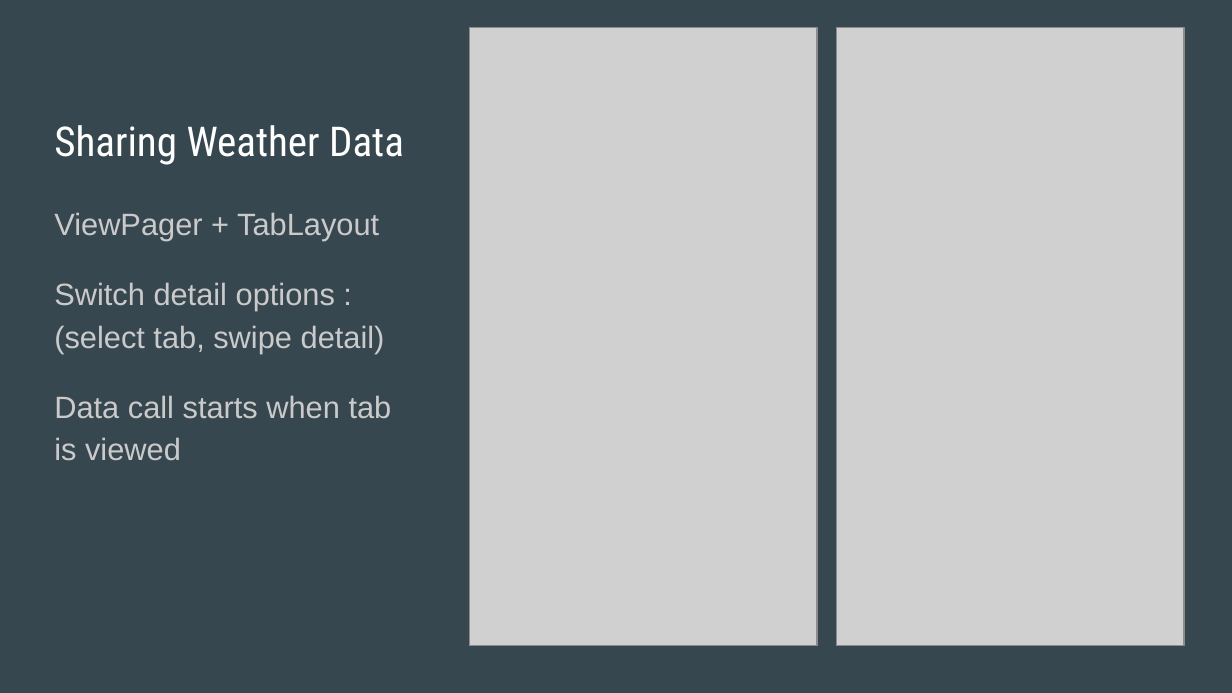
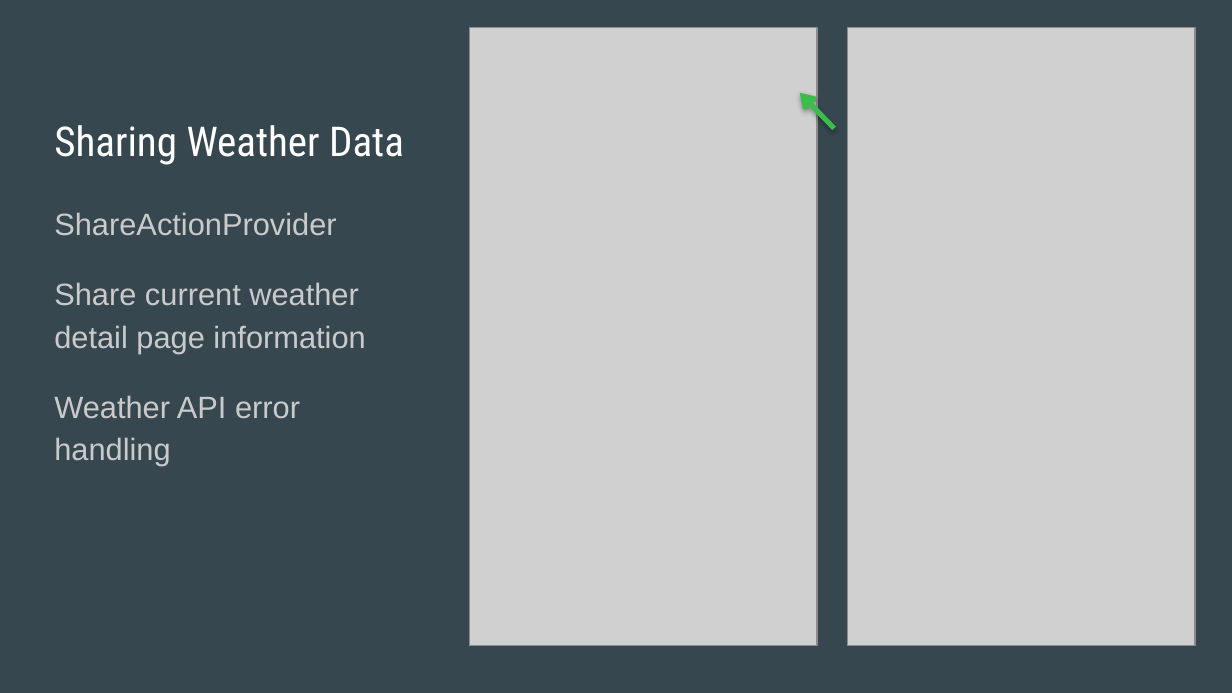
Before and after one commit to laurenyew/WeatherApp, a slide deck: slide 11 of Phunware_Weather_App_Presentation.pptx. Drawn at 1232x693 pixels with LibreOffice and Linux fonts; fonts in the diff are those of the drawing; grey boxes stand for pictures. Boxes give left, top, right and bottom in pixels: in the first picture for what was removed or moved away, otherwise in the second. Text is boxed around its words. In the diff, an @@ line names an element or a change of style, - is before the commit and + after.

```diff
--- a/Phunware_Weather_App_Presentation.pptx
+++ b/Phunware_Weather_App_Presentation.pptx
@@ picture: place and size @@
-picture at (837, 27, 1184, 646)
+picture at (848, 27, 1195, 646)
@@ arrow added from (834, 128) to (800, 92), #3BBD4C 3 pt @@
@@ text at (54, 212, 365, 466): text changed @@
-ViewPager + TabLayout
-Switch detail options :(select tab, swipe detail)
-Data call starts when tab is viewed
+ShareActionProvider
+Share current weather detail page information
+Weather API error handling
```
Also in this commit, not shown: 1 other slide changed.
